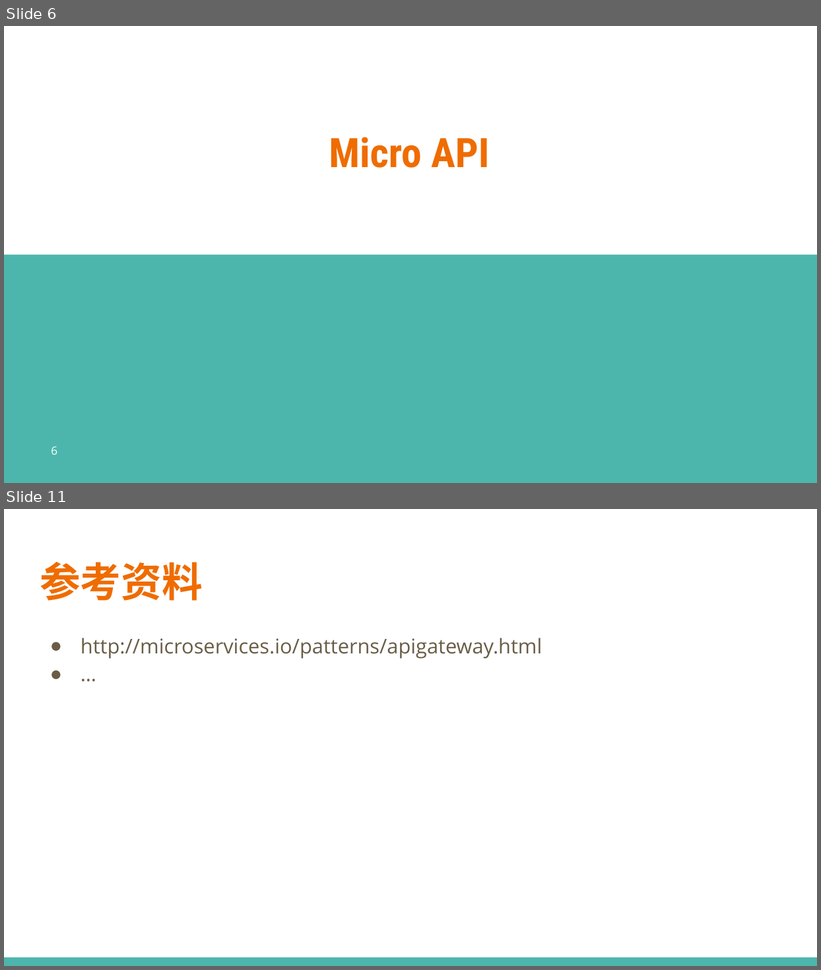
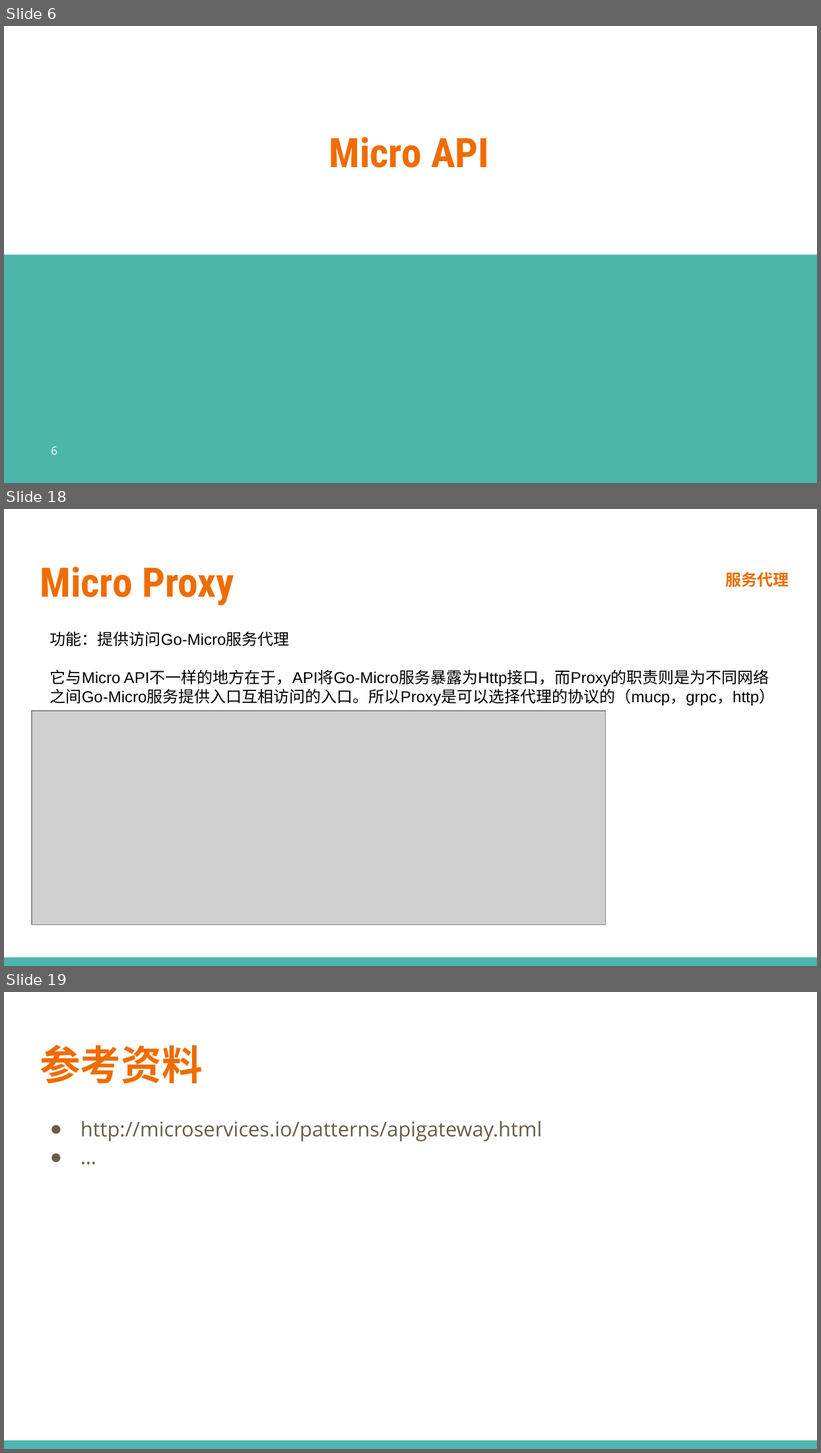
Before and after one commit to printfcoder/stack-rpc-tutorials, a slide deck: others/share/learning-go/【第三期】Micro工具集.pptx. Shown one above the other, each under a label of ours: slides 6 and 11 before the commit, slides 6, 18 and 19 after it; the slides between them are not shown. The pictures are 821x970 and 821x1453 pixels, drawn with LibreOffice and Linux fonts; fonts in the diff are those of the drawing; grey boxes stand for pictures; background and template pictures are left out. Boxes give left, top, right and bottom in pixels: in the first picture for what was removed or moved away, otherwise in the second. Text is boxed around its words. In the diff, an @@ line names an element or a change of style, - is before the commit and + after.

Commit message:
夜读资料 update Micro Proxy

```diff
--- a/others/share/learning-go/【第三期】Micro工具集.pptx
+++ b/others/share/learning-go/【第三期】Micro工具集.pptx
@@ slide 18 added at box(4, 509, 817, 966), background #FFFFFF; not listed: 1 template element that a slide beside it also shows @@
@@ title added at box(40, 566, 234, 605), 36 pt, text #EF6C00, bold @@
+Micro Proxy
@@ text added at box(725, 572, 789, 587), 14 pt, text #EF6C00, bold @@
+服务代理
@@ text added at box(50, 632, 775, 706), 14 pt, text #000000 @@
+功能：提供访问Go-Micro服务代理
+它与Micro API不一样的地方在于，API将Go-Micro服务暴露为Http接口，而Proxy的职责则是为不同网络之间Go-Micro服务提供入口互相访问的入口。所以Proxy是可以选择代理的协议的（mucp，grpc，http）
@@ picture added at box(32, 711, 606, 925) @@
@@ what was slide 11 is now slide 19 @@
```
Also in this commit, not shown: 4 slides changed, 7 other slides added, 17 other files.
